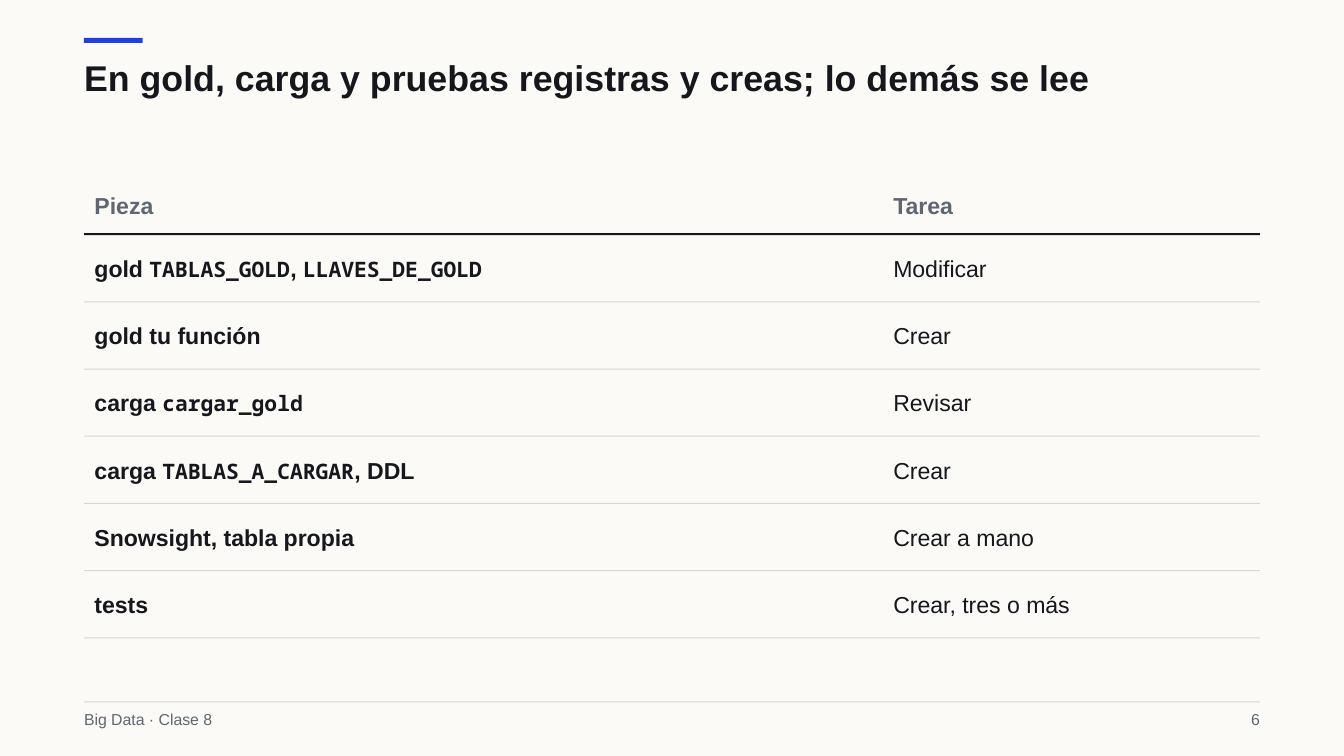
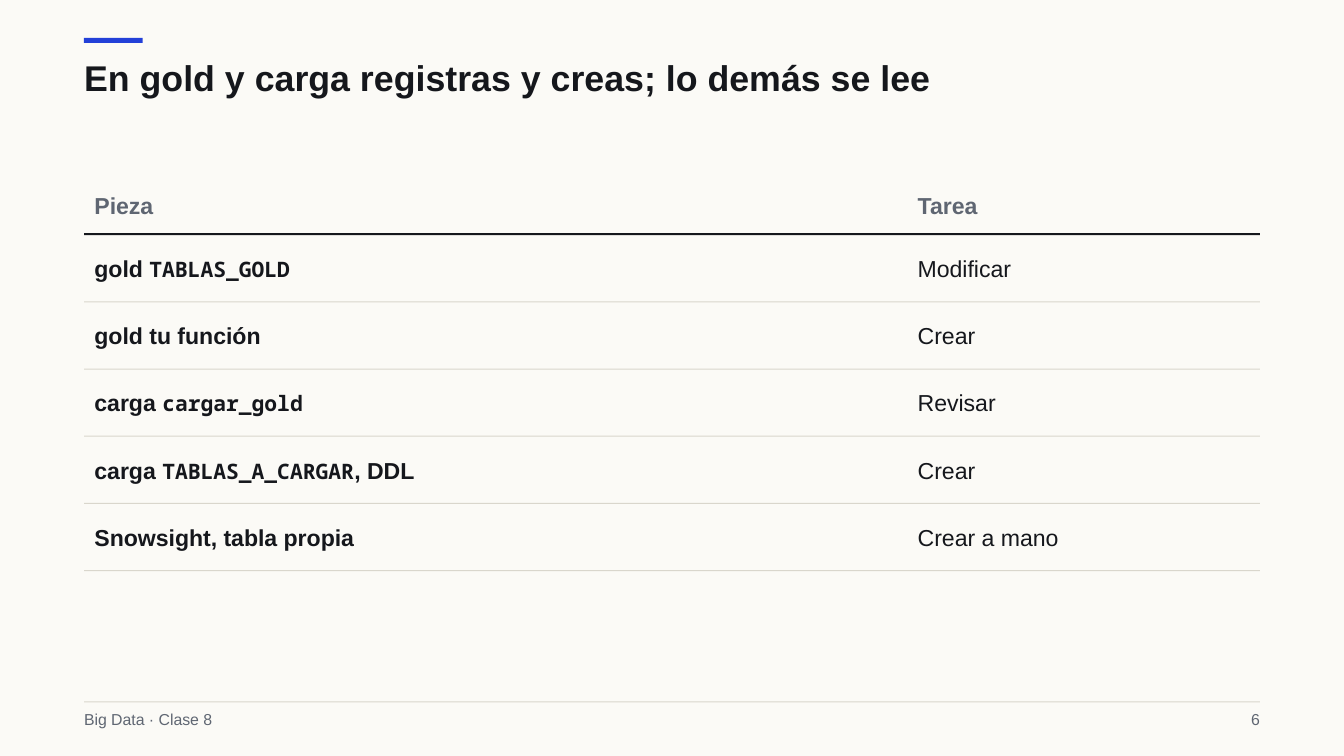
Before and after one commit to Apaezc/bigdata-udem-2026, a slide deck: slide 6 of curso/clase08/deck/slides.pptx. Drawn at 1344x756 pixels with LibreOffice and Linux fonts; fonts in the diff are those of the drawing. Boxes give left, top, right and bottom in pixels: in the first picture for what was removed or moved away, otherwise in the second. Text is boxed around its words. In the diff, an @@ line names an element or a change of style, - is before the commit and + after.

```diff
--- a/curso/clase08/deck/slides.pptx
+++ b/curso/clase08/deck/slides.pptx
@@ text at [84,64,930,98]: text changed @@
-En gold, carga y pruebas registras y creas; lo demás se lee
+En gold y carga registras y creas; lo demás se lee
@@ text "Tarea": place and size @@
-text "Tarea" at [893,198,953,214]
+text "Tarea" at [918,198,978,214]
@@ text "Modificar": place and size @@
-text "Modificar" at [893,260,986,278]
+text "Modificar" at [918,260,1011,278]
@@ text at [94,260,289,282]: text changed @@
-gold TABLAS_GOLD, LLAVES_DE_GOLD
+gold TABLAS_GOLD
@@ text "Crear": place and size @@
-text "Crear" at [893,328,951,345]
+text "Crear" at [918,328,976,345]
@@ text "Revisar": place and size @@
-text "Revisar" at [893,394,971,412]
+text "Revisar" at [918,394,996,412]
@@ text "Crear": place and size @@
-text "Crear" at [893,463,951,480]
+text "Crear" at [918,463,976,480]
@@ text "Crear a mano": place and size @@
-text "Crear a mano" at [893,530,1034,547]
+text "Crear a mano" at [918,530,1059,547]
@@ text removed at [94,598,148,614] @@
-tests
@@ text removed at [893,596,1069,616] @@
-Crear, tres o más
@@ rectangle removed at [84,637,1260,638] @@
```
Also in this commit, not shown: 37 other slides changed, 1 slide added, 15 other files.
